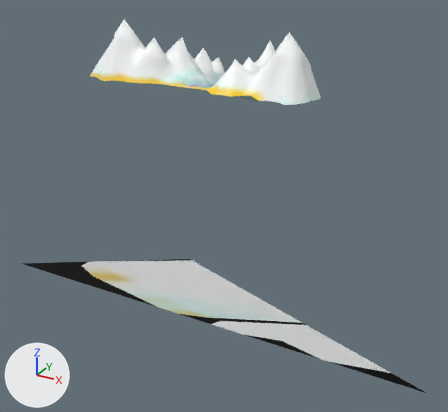
Two versions of the FBX model Assets/Models/World/snow/L_MountsSnow.fbx, one commit apart.
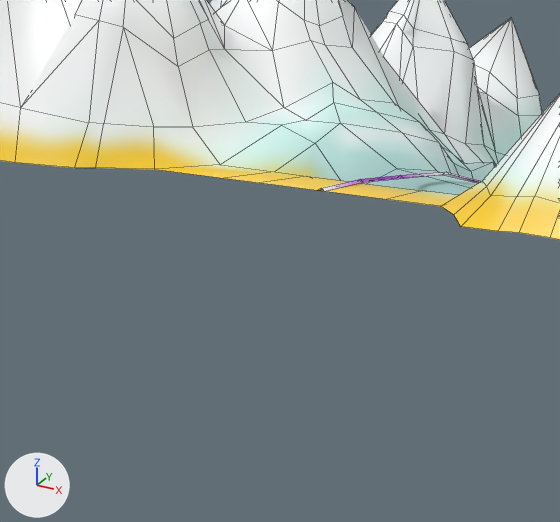
There are two pictures of each version: one whole from a 50 mm lens placed at (1.215, -1.913, 1.517), pointed at (0.056, 0.193, 0.464), one close up on the part from 29% to 51% of the width and 13% to 36% of the height. The axes (+X, +Y, +Z) are drawn at lower left. The lights are the same throughout. The close-ups show mesh edges as thin lines. Where no turn or scale is listed for an object, it has been applied to the vertices.

Names of what the first close-up shows: 'LocMountSnow'.
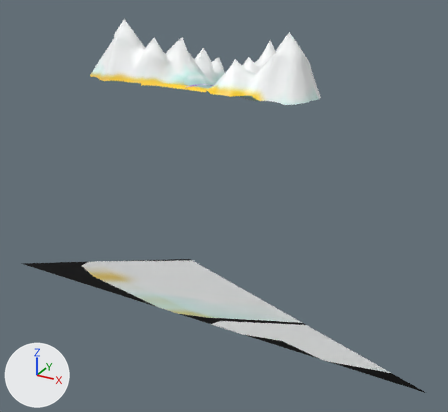
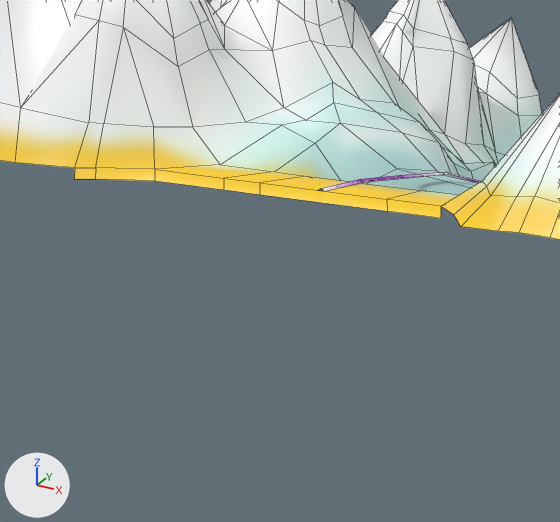
Pixel boxes [x1, y1, x2, y2] of what changed, in the close-ups (560 x 522 px):
part 1 of me_окружность_004, added (yellow): after [74, 168, 441, 218]

Diff of the bpy script that builds the scene:
```diff
--- a/Assets/Models/World/snow/L_MountsSnow.fbx.py
+++ b/Assets/Models/World/snow/L_MountsSnow.fbx.py
@@ me_окружность_004 @@
 # used by ob_locmountsnow; location = (-0.3308, 0.0, 0.0)
 # verts and faces of me_окружность_004; kept vertices keep their numbers, new ones are numbered from 557
 # before: 56 (0.149, -0.021, 1.0) at pixel (74, 167), 351 (0.2, 0.0, 1.0) at pixel (154, 169), 352 (0.161, -0.014, 1.0) at pixel (95, 167), 494 (0.421, 0.0, 1.0) at pixel (440, 206), 532 (0.255, 0.0, 1.0) at pixel (223, 178)
 # before: 533 (0.283, 0.0, 1.0) at pixel (259, 182), 534 (0.381, 0.0, 1.0) at pixel (386, 199)
-me_окружность_004.from_pydata(...)  # 557 vertices, 643 faces; spans x -0.129..0.82, y -0.055..0.523, z 0.852..1.215
+me_окружность_004.from_pydata(...)  # 564 vertices, 649 faces; spans x -0.129..0.82, y -0.055..0.523, z 0.852..1.215
+# me_окружность_004 part 1
+for new, old in zip([*range(557, 561)], [352, 494, 533, 534]): verts[new] = verts[old] + (0.004, -0.006, -0.006)
+verts[561] = (0.152, -0.027, 0.993)  # pixel (74, 179)
+verts[562] = (0.203, -0.006, 0.994)  # pixel (154, 180)
+verts[563] = (0.258, -0.006, 0.994)  # pixel (223, 189)
+faces += [(533, 559, 560, 534), (351, 562, 563, 532), (56, 561, 557, 352), (494, 534, 560, 558), (351, 352, 557, 562), (532, 563, 559, 533)]  # mat_2 (picture img_t_l_smount2_png)
 me_окружность_004.materials.append(mat_1)
```
